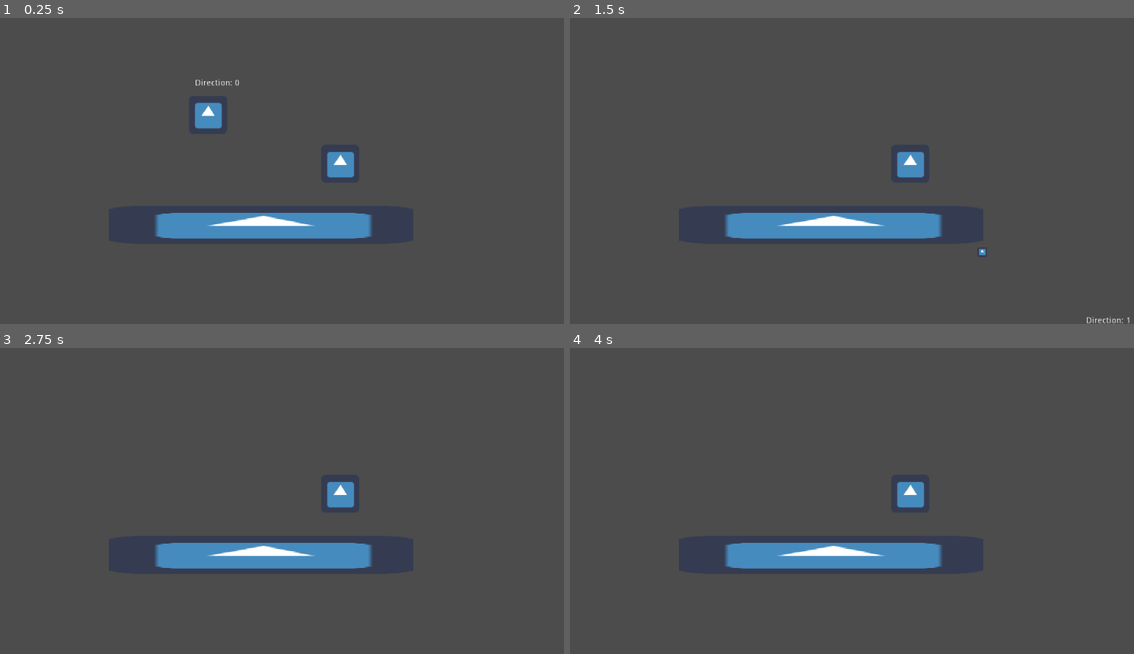
Above: before the commit, frames 1-4 (two rows, left to right).
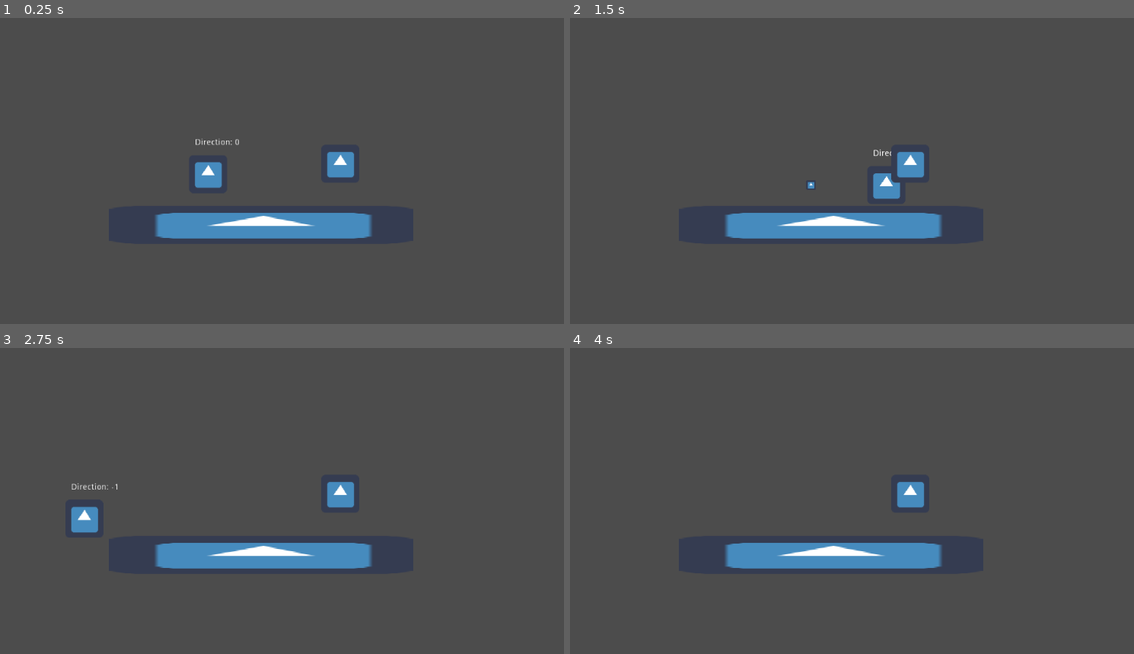
Above: after the commit, the same moments.

Repository: ValorZard/Climb-of-Destiny
Game: Godot game, scene res://Main.tscn
Same seed, same stepped clock (60 frames per second), same inputs: the game is played once before the commit and once after it. The engine's default icon, where the game draws it, is replaced by a stand-in: a white triangle on a blue panel in a dark square.
Inputs (mouse positions are in pixels of both pictures, inside the frame that each line leads up to):
- Up to frame 1 (0.25 s): no input
- Up to frame 2 (1.5 s): move the mouse to (1009, 128) at 0.52 s; hold D (walk_right) from 0.53 s (still down); tap Space (jump) at 0.6, 0.77, 1.07 s; move the mouse to (750, 164) at 1.27 s; click (750, 164) at 1.35 s
- Up to frame 3 (2.75 s): tap Space (jump) at 1.52, 1.55, 1.82, 2.1 s; move the mouse to (366, 396) at 2.02 s; release D (walk_right) at 2.03 s; hold A (walk_left) from 2.03 s (still down)
- Up to frame 4 (4 s): move the mouse to (846, 546) at 2.77 s; release A (walk_left) at 2.78 s; hold D (walk_right) from 2.78 s (still down); click (846, 546) at 2.85 s; tap Space (jump) at 3.02, 3.05, 3.32, 3.6, 3.77 s; move the mouse to (1055, 528) at 3.52 s

The runs differ from the first frame. In frame 1, 1.0% of the frame differs, in the area x 34-43%, y 19-56%; in frame 2, 0.5%; in frame 3, 0.5%; in frame 4, nothing differs.

Commit message:
jumping is stupid

Diff:
--- a/Player/Player.gd
+++ b/Player/Player.gd
@@ -7,9 +7,13 @@
 
 export var speed : float = 600
 export var jump_speed : float = -1000
-export var gravity : float = 3000
+export var gravity : float = 100
 export var friction : float = 0.1
 export var acceleration : float = 0.25
+
+export var max_air_jumps : int = 1
+var air_jumps : int = max_air_jumps
+var is_jumping : bool = false
 
 var velocity : Vector2 = Vector2.ZERO
 var direction : int = 0
@@ -35,20 +39,32 @@
 		velocity.x = lerp(velocity.x, 0, friction)
 
 func set_vertical_movement(delta):
-	velocity.y += gravity * delta
+	# when on floor and jump is not buffered, there shouldn't be any y velocity
+	# if jump is buffered, y velocity should equal jump speed
+	# if is in air, the player should be affected by gravity
+	if is_on_floor() and !is_jumping:
+		velocity.y = 0
+		# refill air jumps now that we've landed
+		air_jumps = max_air_jumps
+	elif is_on_floor():
+		is_jumping = false
+	else:
+		velocity.y += gravity
 
 func set_movement(delta):
 	set_horizontal_movement()
+	do_jump()
 	set_vertical_movement(delta)
 
 	velocity = move_and_slide(velocity, Vector2.UP)
-
-	do_jump()
 
 func do_jump():
 	if Input.is_action_just_pressed("jump"):
 		if is_on_floor():
 			velocity.y = jump_speed
+		elif air_jumps > 0:
+			velocity.y = jump_speed
+			air_jumps -= 1
 
 func set_bullet_exit():
 	# flip position of bullet exit based on facing direction
